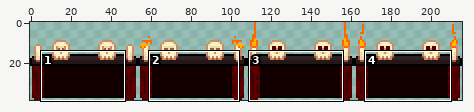
One commit to this sprite sheet: assets/images/table/table.png. Above: a wide view before the commit, with the close-up outlined.
Close-up. Before the commit:
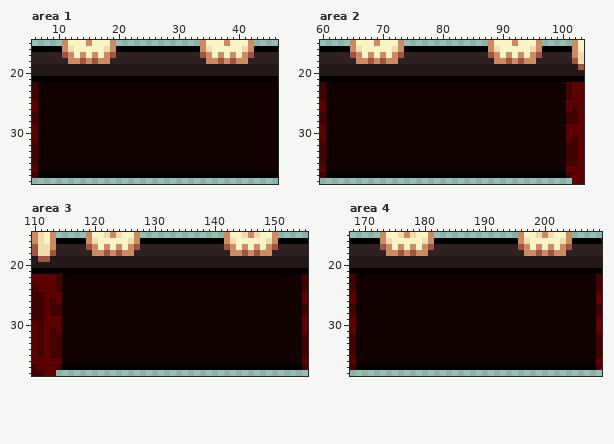
The file is 216x39 pixels. Shown: area 1: x 6..46, y 15..38; area 2: x 60..103, y 15..38; area 3: x 110..155, y 15..38; area 4: x 168..209, y 15..38.
After the commit:
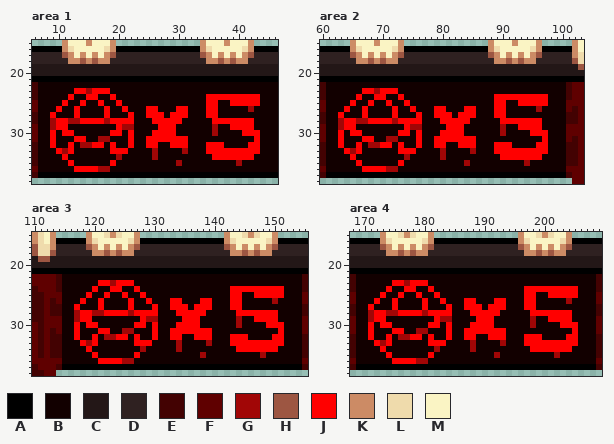
Palette (. is transparent): A #000000  B #120000  C #231717  D #2f2121  E #430202  F #5f0000  G #a10606  H #9d5642  J #ff0000  K #cc8b65  L #efdbac  M #faf4c4
Diff:
Changed rows in their new state; - is an unchanged pixel.
Area 1:
first column x 9:
23 ----JJGJJJ-------------------------
24 ---J--JJ--J---------------JJJJJJJJJ
25 --J--J--J--J--------------JJ--JJJJJ
26 -J--J----J--J---JJ---JJ---JJ-----G-
27 J---J----J---J--JJJ-JJJ---JJ-------
28 GJJGGJJJJGJJJJ---JJJJJ-----JJJJJJJ-
29 GJJ--------JGG----JJJ------G--JJJJ-
30 J-JJ------JJ-J---JJJJ------G----JJJ
31 J---JJ--GG---J--JJJJJJJ-----------J
32 J--J-GGJJ-J--J--JJ--JJJ---JJJ----JJ
33 -JGJ------JJJ----G----G---JJJJJJJJJ
34 --J--------G-----G---------JJJJJJJ-
35 ---J------J----------G---------G---
36 ----JJJJGG-------------------------
Area 2:
first column x 63:
23 ----JJGJJJ-------------------------
24 ---J--JJ--J---------------JJJJJJJJJ
25 --J--J--J--J--------------JJ--JJJJJ
26 -J--J----J--J---JJ---JJ---JJ-----G-
27 J---J----J---J--JJJ-JJJ---JJ-------
28 GJJGGJJJJGJJJJ---JJJJJ-----JJJJJJJ-
29 GJJ--------JGG----JJJ------G--JJJJ-
30 J-JJ------JJ-J---JJJJ------G----JJJ
31 J---JJ--GG---J--JJJJJJJ-----------J
32 J--J-GGJJ-J--J--JJ--JJJ---JJJ----JJ
33 -JGJ------JJJ----G----G---JJJJJJJJJ
34 --J--------G-----G---------JJJJJJJ-
35 ---J------J----------G---------G---
36 ----JJJJGG-------------------------
Area 3:
first column x 117:
23 ----JJGJJJ-------------------------
24 ---J--JJ--J---------------JJJJJJJJJ
25 --J--J--J--J--------------JJ--JJJJJ
26 -J--J----J--J---JJ---JJ---JJ-----G-
27 J---J----J---J--JJJ-JJJ---JJ-------
28 GJJGGJJJJGJJJJ---JJJJJ-----JJJJJJJ-
29 GJJ--------JGG----JJJ------G--JJJJ-
30 J-JJ------JJ-J---JJJJ------G----JJJ
31 J---JJ--GG---J--JJJJJJJ-----------J
32 J--J-GGJJ-J--J--JJ--JJJ---JJJ----JJ
33 -JGJ------JJJ----G----G---JJJJJJJJJ
34 --J--------G-----G---------JJJJJJJ-
35 ---J------J----------G---------G---
36 ----JJJJGG-------------------------
Area 4:
first column x 171:
23 ----JJGJJJ-------------------------
24 ---J--JJ--J---------------JJJJJJJJJ
25 --J--J--J--J--------------JJ--JJJJJ
26 -J--J----J--J---JJ---JJ---JJ-----G-
27 J---J----J---J--JJJ-JJJ---JJ-------
28 GJJGGJJJJGJJJJ---JJJJJ-----JJJJJJJ-
29 GJJ--------JGG----JJJ------G--JJJJ-
30 J-JJ------JJ-J---JJJJ------G----JJJ
31 J---JJ--GG---J--JJJJJJJ-----------J
32 J--J-GGJJ-J--J--JJ--JJJ---JJJ----JJ
33 -JGJ------JJJ----G----G---JJJJJJJJJ
34 --J--------G-----G---------JJJJJJJ-
35 ---J------J----------G---------G---
36 ----JJJJGG-------------------------
